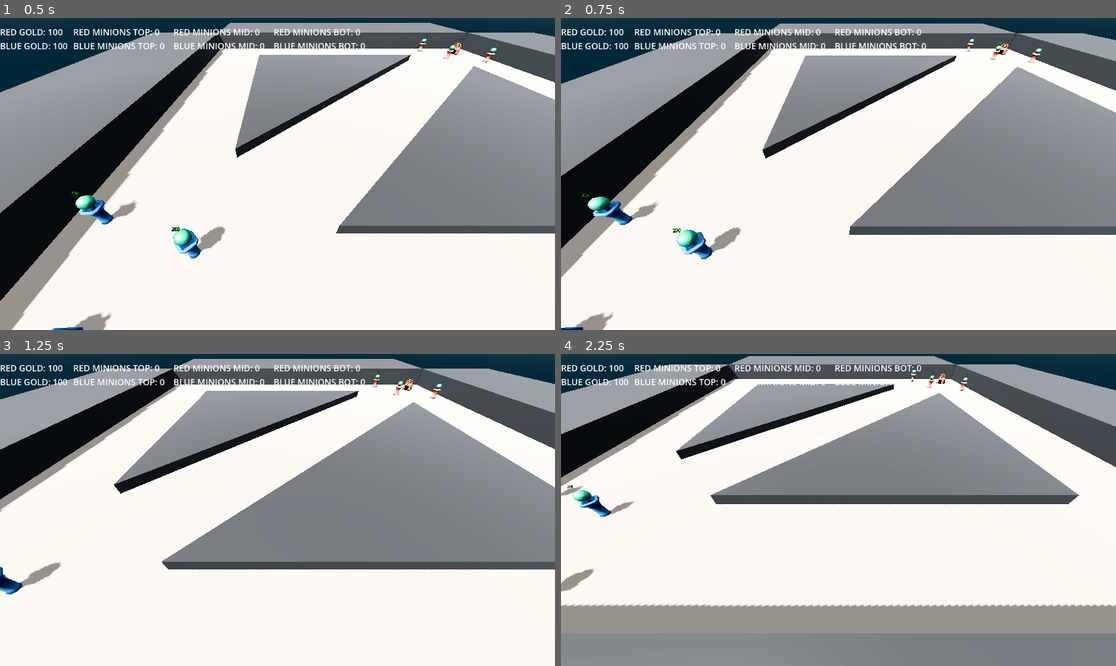
Above: before the commit, frames 1-4 (two rows, left to right).
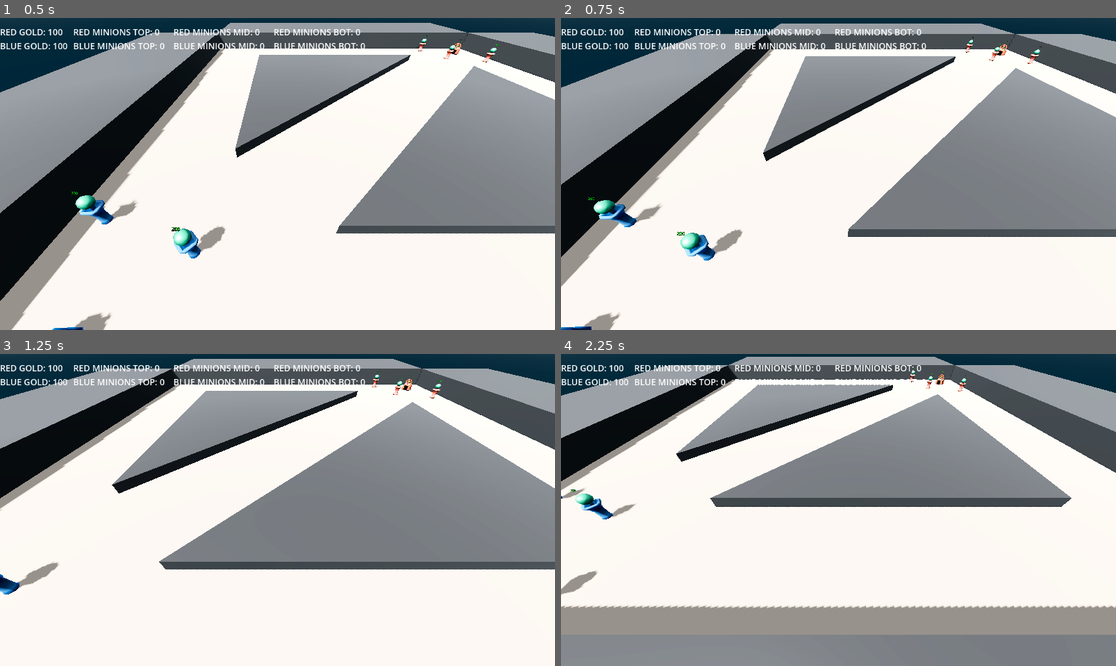
Above: after the commit, the same moments.

Repository: RadekGrzankowski/ChipsowyJam1
Game: Godot game, scene res://Scenes/Levels/wip_scene.tscn
Two runs of this game, one before a commit and one after it. Both use one fixed random seed, a clock stepped at 60 frames per second and the inputs below.
Inputs (mouse positions are in pixels of both pictures, inside the frame that each line leads up to):
- Up to frame 1 (0.5 s): no input
- Up to frame 2 (0.75 s): tap Enter at 0.5 s; move the mouse to (960, 158) at 0.52 s; hold Right (move_right) from 0.53 s (still down); tap Mouse wheel down (mwheeldown) at 0.6 s
- Up to frame 3 (1.25 s): keep holding Right (move_right); tap Mouse wheel up (mwheelup) at 0.8 s
- Up to frame 4 (2.25 s): move the mouse to (727, 525) at 1.27 s; release Right (move_right) at 1.28 s; hold Down (move_down) 1.28-2.03 s; tap Mouse wheel up (mwheelup) at 1.35 s; tap Mouse wheel down (mwheeldown) at 1.55, 2.1 s; tap Space at 2 s; move the mouse to (894, 441) at 2.02 s; hold Right (move_right) from 2.03 s (still down)

Frame 1 is identical in both runs. In frame 2, 5.4% of the frame differs, in the area x 0-100%, y 1-100%; in frame 3, 1.2%; in frame 4, 5.7%, in the area x 0-100%, y 0-90%.

Commit message:
Camera zoom fixed

Diff:
--- a/ChipsowyJam/Scripts/camera_movement.gd
+++ b/ChipsowyJam/Scripts/camera_movement.gd
@@ -22,9 +22,9 @@
 	if Input.is_action_pressed("move_right"):
 		velocity += transform.basis.x
 	if Input.is_action_just_pressed("mwheelup"):
-		velocity -= transform.basis.y
+		position.y -= 1
 	if Input.is_action_just_pressed("mwheeldown"):
-		velocity += transform.basis.y
+		position.y += 1
 	# moving the camera
 	translate(velocity.normalized() * delta * movement_speed)
 	#clamping the position to world borders
--- a/ChipsowyJam/Scripts/mob_behaviour.gd
+++ b/ChipsowyJam/Scripts/mob_behaviour.gd
@@ -167,4 +167,5 @@
 
 func _on_animation_player_animation_finished(anim_name):
 	if anim_name == "CharacterArmature|Weapon":
-		enemies_to_attack[0].take_damage(mob_melee_attack, self)
+		if enemies_to_attack[0].mob_health > 0:
+			enemies_to_attack[0].take_damage(mob_melee_attack, self)
